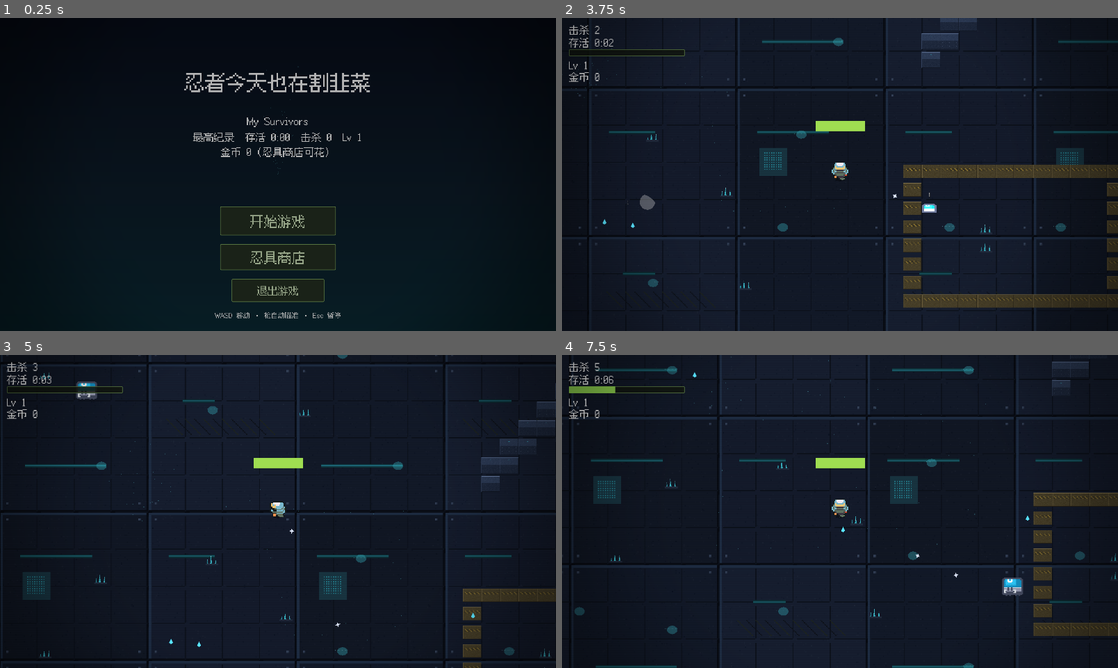
Above: before the commit, frames 1-4 (two rows, left to right).
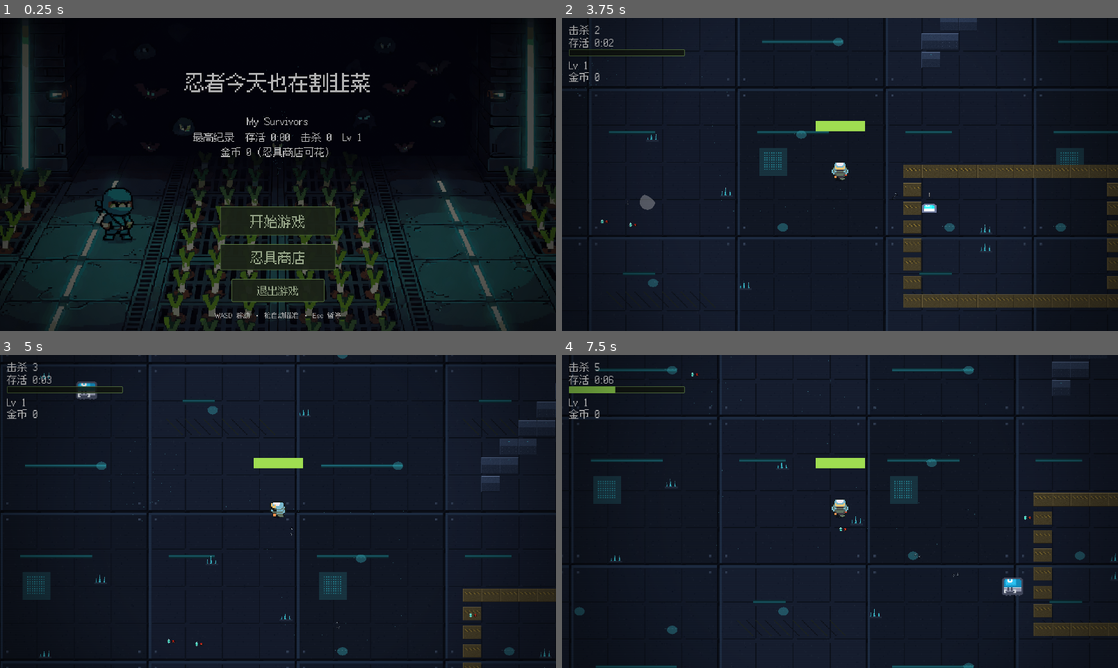
Above: after the commit, the same moments.

Repository: dkvkvk/my-survivors
Game: Godot game, scene res://main_menu.tscn
Same seed, same stepped clock (60 frames per second), same inputs: the game is played once before the commit and once after it. Sound files missing from this copy of the repository are replaced by a short silence.
Inputs:
- Up to frame 1 (0.25 s): no input
- Up to frame 2 (3.75 s): click "开始游戏" at 0.5 s; tap Enter at 1.25 s; hold D (move_right) 1.28-2.03 s; tap R every 0.75 s from 1.35 to 3.6 s; hold S (move_down) 2.03-2.78 s; hold D (move_right) 2.78-3.53 s; hold W (move_up) from 3.53 s (still down)
- Up to frame 3 (5 s): release W (move_up) at 4.28 s; hold A (move_left) from 4.28 s (still down); tap R at 4.35 s
- Up to frame 4 (7.5 s): tap R every 0.75 s from 5.1 to 7.35 s; release A (move_left) at 5.78 s; hold S (move_down) 5.78-6.53 s; hold D (move_right) 6.53-7.28 s; hold W (move_up) from 7.28 s (still down)

The runs differ from the first frame. In frame 1, 15% of the frame differs, in the area x 0-100%, y 4-100%; in frame 2, less than 0.1%; in frame 3, less than 0.1%; in frame 4, less than 0.1%.

Commit message:
生图素材接入：主菜单背景/机械蝙蝠/UI 图标四件套（Nano Banana 生成）
- 主菜单：AI 生成像素风背景（忍者+科技基地）+ 45% 暗化叠层保文字可读
- 机械蝙蝠替换素模蝙蝠（两帧 22x24，灰底饱和度抠图+量化）
- 金币/宝箱/经验宝石/手里剑从代码绘制多边形换成 AI 图标贴图
  （金币 32px、宝箱 48px、宝石随 xp_gem、手里剑随子弹旋转）
- 素材经 game-art-gen skill 管线处理：切帧/色键抠底/像素化/调色板量化
- NOTICE 补充 AI 生成素材说明

Diff:
--- a/balance.gd
+++ b/balance.gd
@@ -12,7 +12,7 @@
 # sprites：两帧走路贴图（assets/mobs/，Kenney CC0）；color 为白色时用贴图原色
 const MOB_VARIANTS := {
 	"slime": {"hp": 3, "speed": [200.0, 300.0], "scale": 1.0, "color": Color(1, 1, 1), "xp": 1, "contact": 1.0, "sprites": ["res://assets/mobs/slime_0.png", "res://assets/mobs/slime_1.png"]},
-	"runner": {"hp": 1, "speed": [380.0, 460.0], "scale": 0.8, "color": Color(1, 1, 1), "xp": 1, "contact": 1.0, "sprites": ["res://assets/mobs/bat_0.png", "res://assets/mobs/bat_1.png"]},
+	"runner": {"hp": 1, "speed": [380.0, 460.0], "scale": 0.8, "color": Color(1, 1, 1), "xp": 1, "contact": 1.0, "sprites": ["res://assets/mobs/mech_bat_0.png", "res://assets/mobs/mech_bat_1.png"]},
 	"tank": {"hp": 10, "speed": [110.0, 150.0], "scale": 1.7, "color": Color(1, 1, 1), "xp": 5, "contact": 1.5, "sprites": ["res://assets/mobs/knight_0.png", "res://assets/mobs/knight_1.png"]},
 	"elite": {"hp": 20, "speed": [240.0, 280.0], "scale": 2.1, "color": Color(1.4, 0.55, 0.55), "xp": 15, "contact": 2.5, "sprites": ["res://assets/mobs/beast_0.png", "res://assets/mobs/beast_1.png"]},
 }
--- a/bullet_2d.gd
+++ b/bullet_2d.gd
@@ -5,17 +5,12 @@
 
 var travelled_distance = 0
 var damage := 1  # 由枪在生成时写入，吃升级加成
-var _star: Polygon2D
+var _star: Sprite2D
 
 
 func _ready():
-	_star = Polygon2D.new()
-	var pts := PackedVector2Array()
-	for i in 8:
-		var r := 9.0 if i % 2 == 0 else 4.0
-		pts.append(Vector2.RIGHT.rotated(TAU * i / 8.0) * r)
-	_star.polygon = pts
-	_star.color = Color(0.85, 0.88, 0.95)
+	_star = Sprite2D.new()
+	_star.texture = load("res://assets/ui/icon_shuriken.png")
 	add_child(_star)
 
 
--- a/chest.gd
+++ b/chest.gd
@@ -20,33 +20,10 @@
 	circle.radius = 30.0
 	shape.shape = circle
 	add_child(shape)
-	var body := Polygon2D.new()
-	body.polygon = PackedVector2Array([
-		Vector2(-20, -12), Vector2(20, -12), Vector2(24, 14),
-		Vector2(-24, 14),
-	])
-	body.color = Color(0.55, 0.36, 0.18)
-	add_child(body)
-	var lid := Polygon2D.new()
-	lid.polygon = PackedVector2Array([
-		Vector2(-22, -24), Vector2(22, -24), Vector2(20, -12), Vector2(-20, -12),
-	])
-	lid.color = Color(0.68, 0.46, 0.22)
-	add_child(lid)
-	for trim_y in [-24.0, -12.0, 14.0]:
-		var trim := Polygon2D.new()
-		trim.polygon = PackedVector2Array([
-			Vector2(-22, trim_y - 1.5), Vector2(22, trim_y - 1.5),
-			Vector2(22, trim_y + 1.5), Vector2(-22, trim_y + 1.5),
-		])
-		trim.color = Color(0.95, 0.78, 0.25)
-		add_child(trim)
-	var lock := Polygon2D.new()
-	lock.polygon = PackedVector2Array([
-		Vector2(-3, -16), Vector2(3, -16), Vector2(3, -8), Vector2(-3, -8),
-	])
-	lock.color = Color(1.0, 0.88, 0.4)
-	add_child(lock)
+	var sprite := Sprite2D.new()
+	sprite.texture = load("res://assets/ui/icon_chest.png")
+	sprite.scale = Vector2.ONE * 1.5
+	add_child(sprite)
 	Juice.pop(self, 1.4)
 
 
--- a/coin.gd
+++ b/coin.gd
@@ -12,20 +12,10 @@
 
 
 func _ready():
-	var octagon := Polygon2D.new()
-	var pts := PackedVector2Array()
-	for i in 8:
-		var r := 11.0 if i % 2 == 0 else 7.0
-		pts.append(Vector2.RIGHT.rotated(TAU * i / 8.0 + PI / 8.0) * r)
-	octagon.polygon = pts
-	octagon.color = Color(1.0, 0.78, 0.2)
-	add_child(octagon)
-	var shine := Polygon2D.new()
-	shine.polygon = PackedVector2Array([
-		Vector2(-3, -5), Vector2(3, -5), Vector2(0, 2),
-	])
-	shine.color = Color(1.0, 0.95, 0.6)
-	add_child(shine)
+	var sprite := Sprite2D.new()
+	sprite.texture = load("res://assets/ui/icon_coin.png")
+	sprite.scale = Vector2.ONE * 0.9
+	add_child(sprite)
 	Juice.pop(self, 1.3)
 
 
--- a/main_menu.tscn
+++ b/main_menu.tscn
@@ -1,6 +1,7 @@
 [gd_scene format=3]
 
 [ext_resource type="Script" path="res://main_menu.gd" id="1_menu"]
+[ext_resource type="Texture2D" path="res://assets/ui/menu_bg.png" id="2_bgtex"]
 
 [sub_resource type="Gradient" id="Gradient_bg"]
 offsets = PackedFloat32Array(0, 0.55, 1)
@@ -23,7 +24,16 @@
 grow_horizontal = 2
 grow_vertical = 2
 mouse_filter = 2
-texture = SubResource("GradientTexture2D_bg")
+texture = ExtResource("2_bgtex")
+
+[node name="Dim" type="ColorRect" parent="."]
+anchors_preset = 15
+anchor_right = 1.0
+anchor_bottom = 1.0
+grow_horizontal = 2
+grow_vertical = 2
+mouse_filter = 2
+color = Color(0, 0, 0, 0.45)
 
 [node name="Motes" type="CPUParticles2D" parent="."]
 position = Vector2(960, 540)
--- a/project.godot
+++ b/project.godot
@@ -80,9 +80,9 @@
 
 config/name="忍者今天也在割韭菜"
 run/main_scene="res://main_menu.tscn"
+config/custom_user_dir_name="my-survivors"
 config/features=PackedStringArray("4.7", "Forward Plus")
 config/icon="res://icon.png"
-config/custom_user_dir_name="my-survivors"
 
 [autoload]
 
--- a/survivors_game.tscn
+++ b/survivors_game.tscn
@@ -85,12 +85,10 @@
 grow_horizontal = 2
 grow_vertical = 2
 theme_override_font_sizes/font_size = 36
-text = ""
 horizontal_alignment = 1
 vertical_alignment = 1
 
 [node name="RestartButton" type="Button" parent="GameOver" unique_id=880031703]
-layout_mode = 1
 anchors_preset = 8
 anchor_left = 0.5
 anchor_top = 0.5
@@ -133,12 +131,12 @@
 [node name="Ambient" type="CPUParticles2D" parent="." unique_id=971100009]
 unique_name_in_owner = true
 z_index = -50
+texture_filter = 1
 amount = 48
 lifetime = 7.0
 preprocess = 7.0
-texture_filter = 1
 emission_shape = 3
-emission_box_extents = Vector2(1400, 900)
+emission_rect_extents = Vector2(1, 1)
 direction = Vector2(0, -1)
 spread = 180.0
 gravity = Vector2(0, -8)
@@ -197,6 +195,8 @@
 
 [node name="BossWarnLabel" type="Label" parent="HUD" unique_id=971100012]
 unique_name_in_owner = true
+visible = false
+modulate = Color(1, 0.5, 0.4, 1)
 anchors_preset = 8
 anchor_left = 0.5
 anchor_top = 0.5
@@ -209,17 +209,19 @@
 grow_horizontal = 2
 grow_vertical = 2
 theme_override_font_sizes/font_size = 48
-modulate = Color(1, 0.5, 0.4, 1)
 text = "⚠ 首领来袭 ⚠"
 horizontal_alignment = 1
 vertical_alignment = 1
-visible = false
 
 [node name="LowHpWarning" type="ColorRect" parent="HUD" unique_id=971100010]
 unique_name_in_owner = true
 anchors_preset = 15
 anchor_right = 1.0
 anchor_bottom = 1.0
+offset_left = -1.0
+offset_top = 2.0
+offset_right = -1.0
+offset_bottom = 2.0
 grow_horizontal = 2
 grow_vertical = 2
 mouse_filter = 2
--- a/theme.tres
+++ b/theme.tres
@@ -1,18 +1,22 @@
-[gd_resource type="Theme" load_steps=10 format=3]
+[gd_resource type="Theme" format=3 uid="uid://cqs0ud156i06w"]
 
-[ext_resource type="FontFile" path="res://fonts/fusion-pixel-12px-proportional-zh_hans.otf" id="1_font"]
+[ext_resource type="FontFile" uid="uid://lt0vdlgjpv7e" path="res://fonts/fusion-pixel-12px-proportional-zh_hans.otf" id="1_font"]
 
-[sub_resource type="StyleBoxFlat" id="btn_normal"]
+[sub_resource type="StyleBoxFlat" id="btn_disabled"]
 content_margin_left = 24.0
 content_margin_top = 12.0
 content_margin_right = 24.0
 content_margin_bottom = 12.0
-bg_color = Color(0.15, 0.19, 0.13, 0.94)
+bg_color = Color(0.13, 0.13, 0.13, 0.8)
+border_color = Color(0.3, 0.3, 0.3, 1)
+
+[sub_resource type="StyleBoxFlat" id="btn_focus"]
+bg_color = Color(0, 0, 0, 0)
 border_width_left = 2
 border_width_top = 2
 border_width_right = 2
 border_width_bottom = 2
-border_color = Color(0.5, 0.66, 0.36, 1)
+border_color = Color(0.85, 0.94, 0.78, 0.9)
 corner_radius_top_left = 4
 corner_radius_top_right = 4
 corner_radius_bottom_right = 4
@@ -34,6 +38,22 @@
 corner_radius_bottom_right = 4
 corner_radius_bottom_left = 4
 
+[sub_resource type="StyleBoxFlat" id="btn_normal"]
+content_margin_left = 24.0
+content_margin_top = 12.0
+content_margin_right = 24.0
+content_margin_bottom = 12.0
+bg_color = Color(0.15, 0.19, 0.13, 0.94)
+border_width_left = 2
+border_width_top = 2
+border_width_right = 2
+border_width_bottom = 2
+border_color = Color(0.5, 0.66, 0.36, 1)
+corner_radius_top_left = 4
+corner_radius_top_right = 4
+corner_radius_bottom_right = 4
+corner_radius_bottom_left = 4
+
 [sub_resource type="StyleBoxFlat" id="btn_pressed"]
 content_margin_left = 24.0
 content_margin_top = 14.0
@@ -50,27 +70,11 @@
 corner_radius_bottom_right = 4
 corner_radius_bottom_left = 4
 
-[sub_resource type="StyleBoxFlat" id="btn_disabled"]
-content_margin_left = 24.0
-content_margin_top = 12.0
-content_margin_right = 24.0
-content_margin_bottom = 12.0
-bg_color = Color(0.13, 0.13, 0.13, 0.8)
-border_color = Color(0.3, 0.3, 0.3, 1)
-
-[sub_resource type="StyleBoxFlat" id="btn_focus"]
-bg_color = Color(0, 0, 0, 0)
-border_width_left = 2
-border_width_top = 2
-border_width_right = 2
-border_width_bottom = 2
-border_color = Color(0.85, 0.94, 0.78, 0.9)
-corner_radius_top_left = 4
-corner_radius_top_right = 4
-corner_radius_bottom_right = 4
-corner_radius_bottom_left = 4
-
 [sub_resource type="StyleBoxFlat" id="panel_dark"]
+content_margin_left = 20.0
+content_margin_top = 16.0
+content_margin_right = 20.0
+content_margin_bottom = 16.0
 bg_color = Color(0.08, 0.1, 0.07, 0.88)
 border_width_left = 2
 border_width_top = 2
@@ -81,10 +85,6 @@
 corner_radius_top_right = 6
 corner_radius_bottom_right = 6
 corner_radius_bottom_left = 6
-content_margin_left = 20.0
-content_margin_top = 16.0
-content_margin_right = 20.0
-content_margin_bottom = 16.0
 
 [sub_resource type="StyleBoxFlat" id="pb_background"]
 bg_color = Color(0.07, 0.09, 0.06, 0.85)
@@ -108,11 +108,10 @@
 [resource]
 default_font = ExtResource("1_font")
 default_font_size = 24
-default_font_color = Color(0.93, 0.95, 0.88, 1)
 Button/colors/font_color = Color(0.82, 0.9, 0.74, 1)
+Button/colors/font_disabled_color = Color(0.45, 0.45, 0.45, 1)
 Button/colors/font_hover_color = Color(1, 1, 1, 1)
 Button/colors/font_pressed_color = Color(0.7, 0.85, 0.6, 1)
-Button/colors/font_disabled_color = Color(0.45, 0.45, 0.45, 1)
 Button/styles/disabled = SubResource("btn_disabled")
 Button/styles/focus = SubResource("btn_focus")
 Button/styles/hover = SubResource("btn_hover")
--- a/xp_gem.tscn
+++ b/xp_gem.tscn
@@ -1,6 +1,7 @@
-[gd_scene load_steps=3 format=3]
+[gd_scene format=3]
 
 [ext_resource type="Script" path="res://xp_gem.gd" id="1_gem"]
+[ext_resource type="Texture2D" path="res://assets/ui/icon_gem.png" id="2_gemtex"]
 
 [sub_resource type="CircleShape2D" id="CircleShape2D_gem"]
 radius = 12.0
@@ -11,8 +12,7 @@
 [node name="CollisionShape2D" type="CollisionShape2D" parent="."]
 shape = SubResource("CircleShape2D_gem")
 
-[node name="Visual" type="Polygon2D" parent="."]
-polygon = PackedVector2Array(-7, 5, 0, -9, 7, 5, 0, 10)
-color = Color(0.35, 0.9, 1, 1)
+[node name="Visual" type="Sprite2D" parent="."]
+texture = ExtResource("2_gemtex")
 
 [connection signal="body_entered" from="." to="." method="_on_body_entered"]
Binary file removed: assets/mobs/bat_0.png
Binary file removed: assets/mobs/bat_1.png
Binary file added: assets/mobs/mech_bat_0.png
Not shown, added: assets/mobs/mech_bat_0.png.import
Binary file added: assets/mobs/mech_bat_1.png
Not shown, changed: assets/mobs/mech_bat_1.png.import
Binary file added: assets/ui/icon_chest.png
Not shown, added: assets/ui/icon_chest.png.import
Binary file added: assets/ui/icon_coin.png
Not shown, added: assets/ui/icon_coin.png.import
Binary file added: assets/ui/icon_gem.png
Not shown, added: assets/ui/icon_gem.png.import
(and 5 more such lines)
